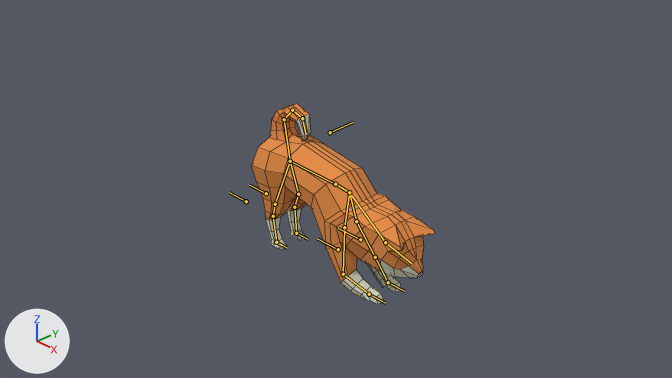
One commit to the Blender file Dog1.blend: the scene before it, then after it.
Camera for both pictures: the file's camera 'Camera'. The lights are fixed; the arrows at lower left show +X, +Y and +Z. Both versions are drawn at frame 30 of the action 'Stretch'; the numbers are the values there. The bones that bend it are drawn over the model as lines. Mesh edges are drawn as thin lines.

In view in the first picture: '平面'.
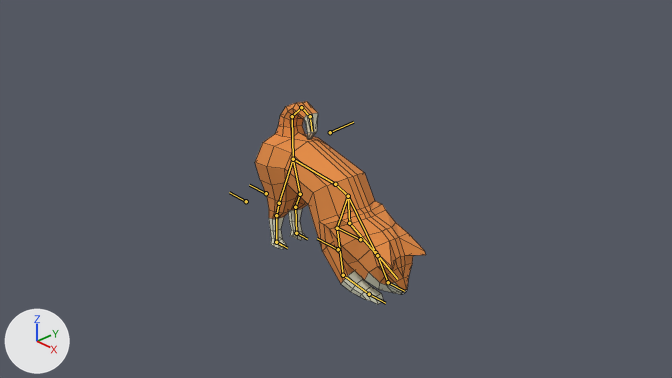
Location of each change, (x1, y1, x2, y2) in pixels of the pictures (672 x 378 px):
'平面', posed (7% narrower)
    before: (251, 103, 435, 304)
    after: (255, 101, 426, 304)
bone 'LowerBody', root to tip
    before: (335, 184) to (290, 161)
    after: (335, 184) to (293, 159)
bone 'UpperBody', root to tip
    before: (335, 184) to (349, 192)
    after: (335, 184) to (348, 196)

Diff of the bpy script that builds the scene:
```diff
--- a/Dog1.blend.py
+++ b/Dog1.blend.py
@@ bone_lowerbody @@
 bone_lowerbody = bpy.data.objects['アーマチュア'].pose.bones['LowerBody']  # child of 'Root'
-bone_lowerbody.rotation_quaternion = (1.0, 0.0, 0.0, 0.0)  # degrees (0, 0, 0)
+bone_lowerbody.rotation_quaternion = (0.885, 0.064, 0.095, 0.452)  # degrees (12, 6, 55)
@@ bone_upperbody @@
 bone_upperbody = bpy.data.objects['アーマチュア'].pose.bones['UpperBody']  # child of 'Root'
-bone_upperbody.rotation_quaternion = (0.942, -0.016, 0.001, -0.335)  # degrees (-2, -1, -39)
+bone_upperbody.rotation_quaternion = (0.901, -0.009, -0.024, -0.433)  # degrees (0, -3, -51)
```
